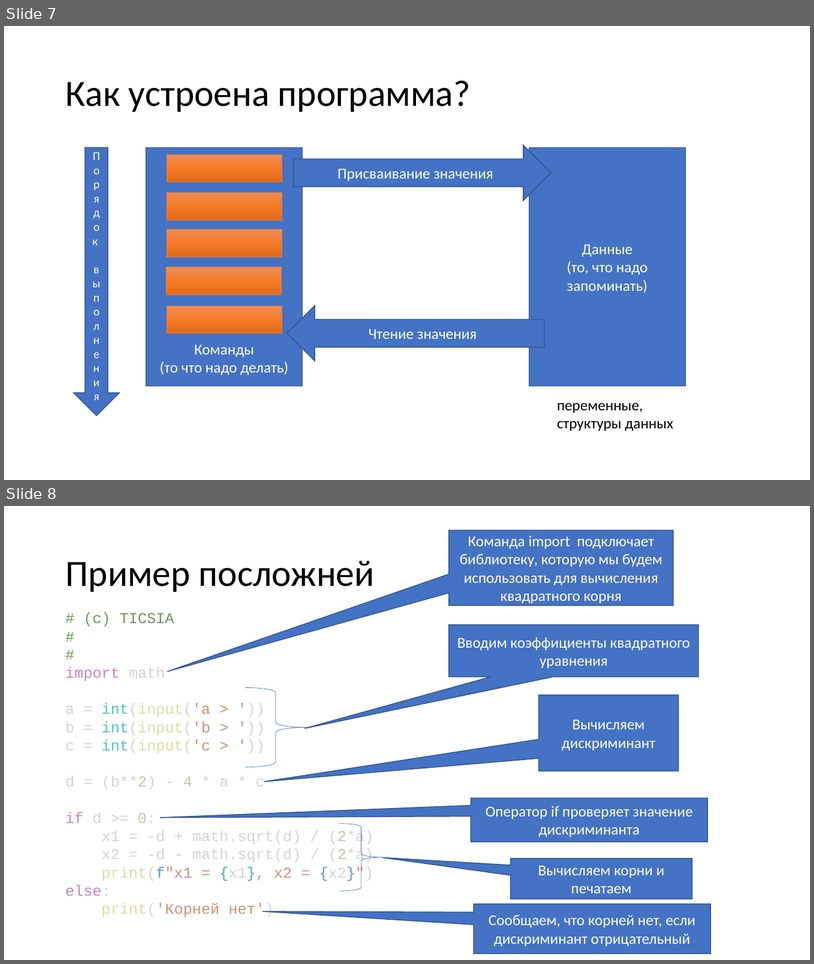
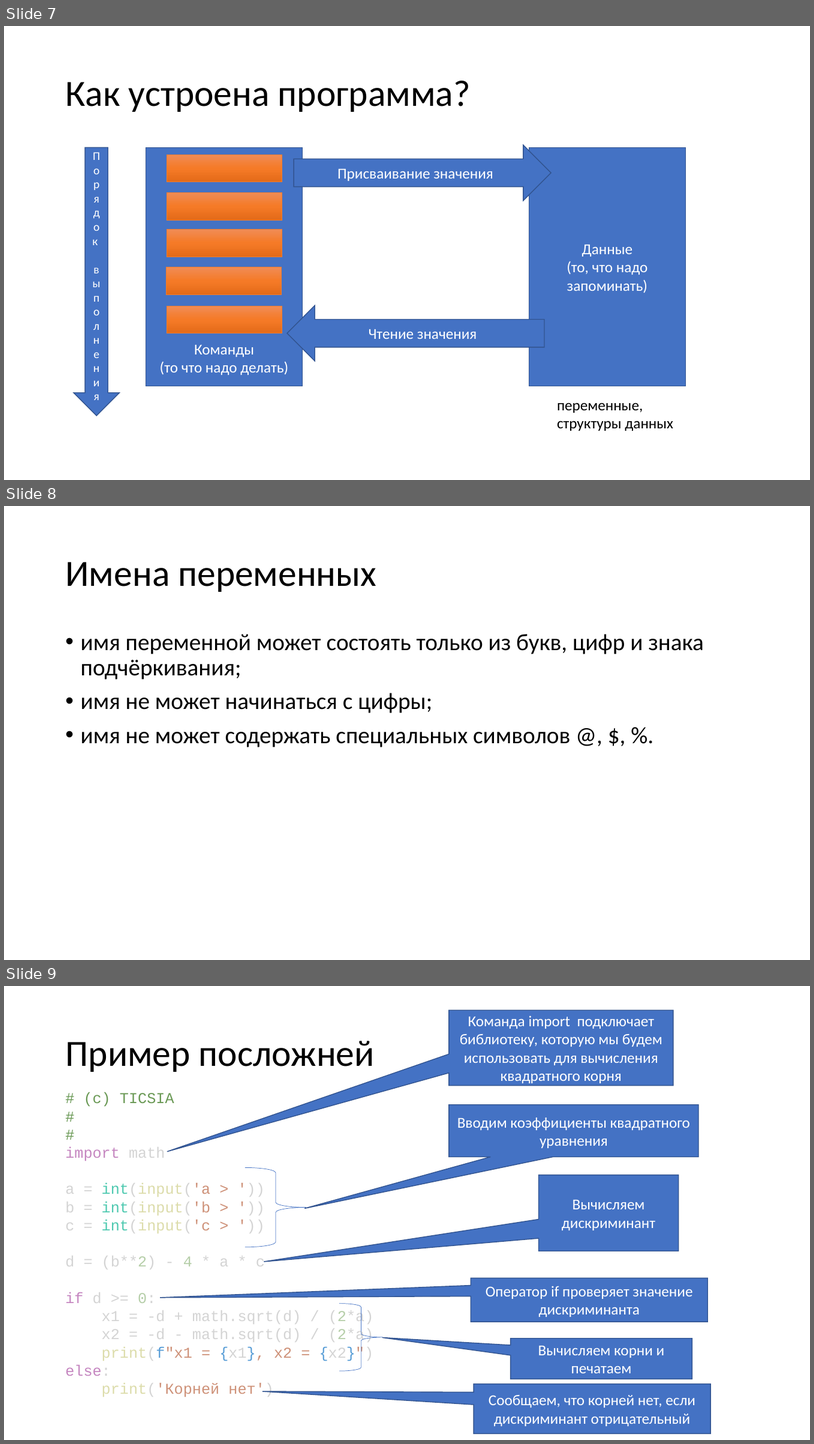
Before and after one commit to paveltsytovich/telegram-course, a slide deck: Presentation/Основы алгоритмизации и программирования.pptx. Shown one above the other, each under a label of ours: slides 7 and 8 before the commit, slides 7, 8 and 9 after it. The pictures are 814x964 and 814x1444 pixels, drawn with LibreOffice and Linux fonts; fonts in the diff are those of the drawing. Boxes give left, top, right and bottom in pixels: in the first picture for what was removed or moved away, otherwise in the second. Text is boxed around its words. In the diff, an @@ line names an element or a change of style, - is before the commit and + after.

Commit message:
Добавлен слайд про имена переменных в первом модуле

```diff
--- a/Presentation/Основы алгоритмизации и программирования.pptx
+++ b/Presentation/Основы алгоритмизации и программирования.pptx
@@ slide 8 added at bbox=[4, 506, 810, 960], background #FFFFFF @@
@@ title added at bbox=[65, 562, 377, 592], 44 pt, text #000000 @@
+Имена переменных
@@ text added at bbox=[81, 634, 704, 747], 28 pt, text #000000 @@
+• имя переменной может состоять только из букв, цифр и знака подчёркивания;
+• имя не может начинаться с цифры;
+• имя не может содержать специальных символов @, $, %.
@@ what was slide 8 is now slide 9 @@
```
Also in this commit, not shown: 1 slide changed, 1 other slide added.
